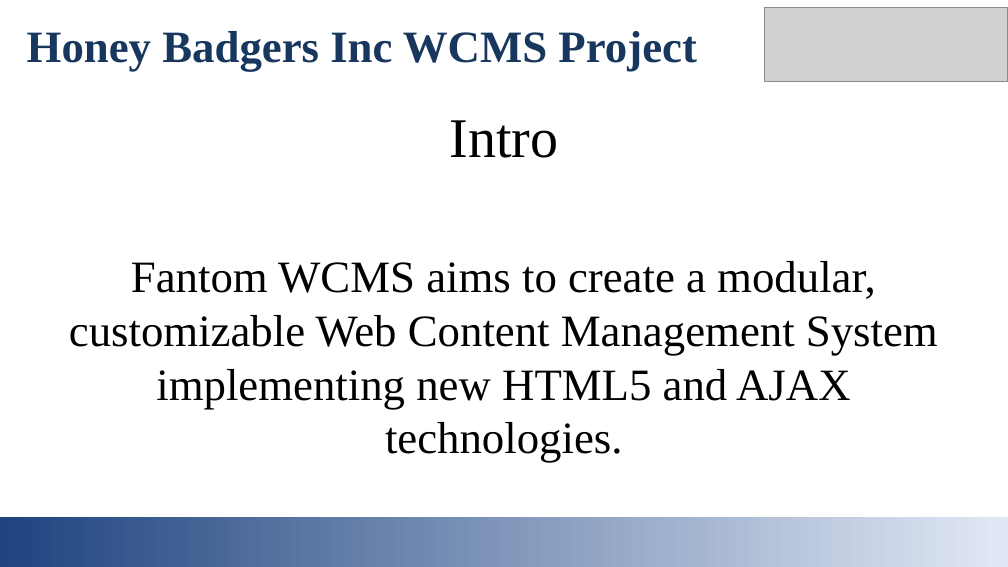
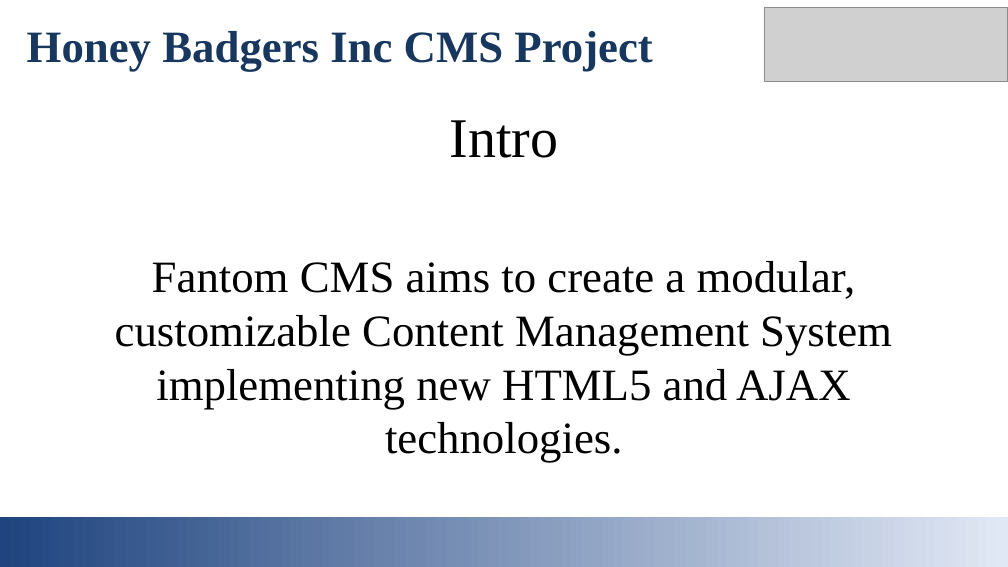
Before and after one commit to jcriquet/FantomCMS, a slide deck: slide 2 of doc/Initial_Presentation.pptx. Drawn at 1008x567 pixels with LibreOffice and Linux fonts; fonts in the diff are those of the drawing; grey boxes stand for pictures. Boxes give left, top, right and bottom in pixels: in the first picture for what was removed or moved away, otherwise in the second. Text is boxed around its words. In the diff, an @@ line names an element or a change of style, - is before the commit and + after.

```diff
--- a/doc/Initial_Presentation.pptx
+++ b/doc/Initial_Presentation.pptx
@@ text at (27,31,652,71): text changed @@
-Honey Badgers Inc WCMS Project
+Honey Badgers Inc CMS Project
@@ text at (115,261,892,463): text changed @@
-Fantom WCMS aims to create a modular, customizable Web Content Management System implementing new HTML5 and AJAX technologies.
+Fantom CMS aims to create a modular, customizable Content Management System implementing new HTML5 and AJAX technologies.
```
Also in this commit, not shown: 5 other slides changed, 1 slide added, 2 other files.
